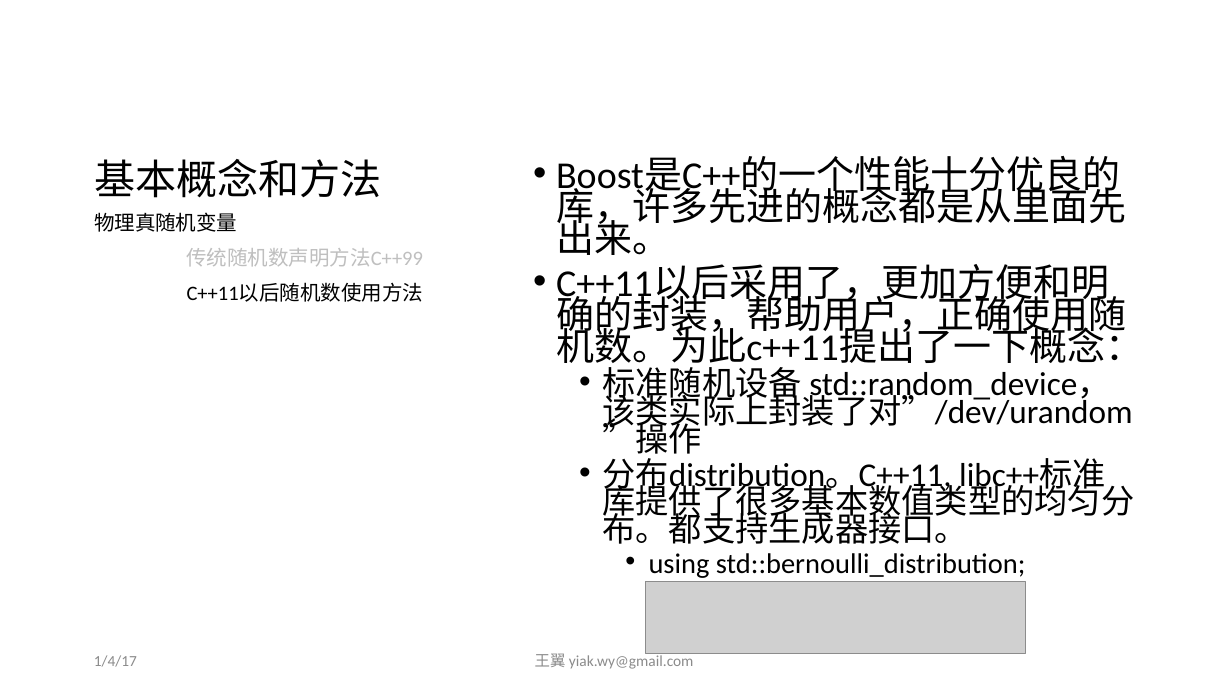
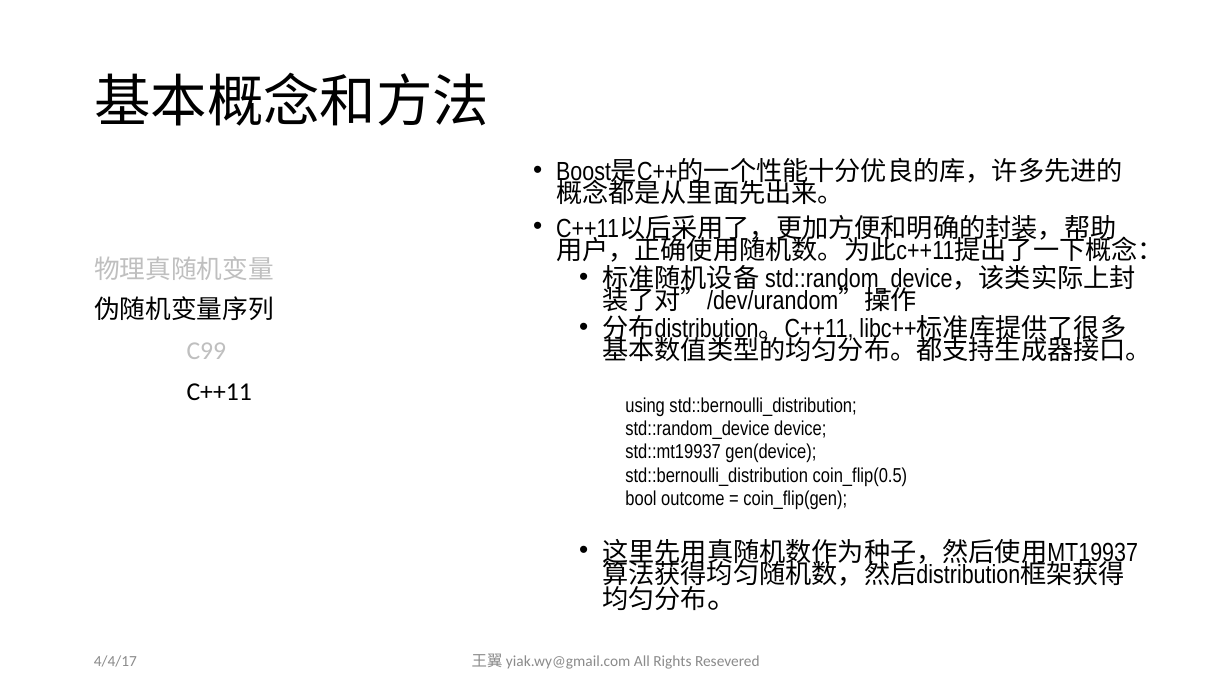
Before and after one commit to yiakwy/yiakwy.github.io, a slide deck: slide 25 of Computing Random Variables/Computing Random Variables.pptx (slide 16 before the commit). Drawn at 1232x693 pixels with LibreOffice and Linux fonts; fonts in the diff are those of the drawing; grey boxes stand for pictures. Boxes give left, top, right and bottom in pixels: in the first picture for what was removed or moved away, otherwise in the second. Text is boxed around its words. In the diff, an @@ line names an element or a change of style, - is before the commit and + after.

```diff
--- a/Computing Random Variables/Computing Random Variables.pptx
+++ b/Computing Random Variables/Computing Random Variables.pptx
@@ title "基本概念和方法": place and size @@
-title "基本概念和方法" at bbox=[94, 159, 382, 198]
+title "基本概念和方法" at bbox=[94, 72, 489, 126]
@@ title "基本概念和方法" at bbox=[94, 72, 489, 126]: size 32 to 44 pt; vertical alignment bottom to middle @@
@@ text at bbox=[556, 159, 1164, 416]: size 29.6 to 20.4 pt in "Boost是C++的一个性能十分优良的库，许多先进的概念都是从里面先出来。", "C++11以后采用了，更加方便和明确的封装，帮助用户，正确使用随机数。为此c++11提出了一下概念："; font Calibri to Arial Narrow in "Boost是C++的一个性能十分优良的库，许多先进的概念都是从里面先出来。", "C++11以后采用了，更加方便和明确的封装，帮助用户，正确使用随机数。为此c++11提出了一下概念：", "标准随机设备 std::random_device，该类实际上封装了对”/dev/urandom”操作", "分布distribution。C++11, libc++标准库提供了很多基本数值类型的均匀分布。都支持生成器接口。" and 1 more places; size 25.9 to 20.4 pt in "标准随机设备 std::random_device，该类实际上封装了对”/dev/urandom”操作", "分布distribution。C++11, libc++标准库提供了很多基本数值类型的均匀分布。都支持生成器接口。"; size 22.2 to 15.7 pt in "using std::bernoulli_distribution;"; bullet • to none @@
@@ text at bbox=[94, 256, 274, 280]: size 16 to 20 pt, text colour #000000 to #BFBFBF in "物理真随机变量" @@
@@ text at bbox=[94, 296, 274, 400]: text changed; size 16 to 20 pt; text colour #BFBFBF to #000000 @@
-传统随机数声明方法C++99
-C++11以后随机数使用方法
+伪随机变量序列
+C99
+C++11
@@ text at bbox=[602, 420, 1138, 610]: paragraphs added @@
+    std::random_device device;
+    std::mt19937 gen(device);
+    std::bernoulli_distribution coin_flip(0.5)
+    bool outcome = coin_flip(gen);
+  • 这里先用真随机数作为种子，然后使用MT19937算法获得均匀随机数，然后distribution框架获得均匀分布。
@@ picture removed at bbox=[646, 581, 1026, 653] @@
@@ text at bbox=[94, 655, 137, 667]: text changed @@
-1/4/17
+4/4/17
@@ text at bbox=[472, 653, 760, 669]: text changed @@
-王翼 yiak.wy@gmail.com
+王翼 yiak.wy@gmail.com All Rights Resevered
```
Also in this commit, not shown: 20 other slides changed, 14 slides added, 3 other files.
